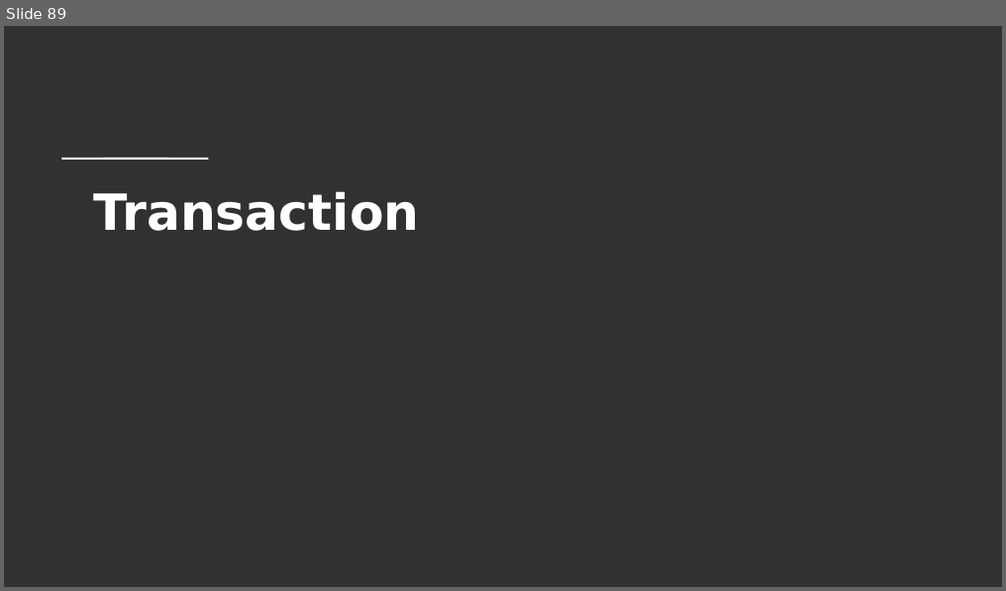
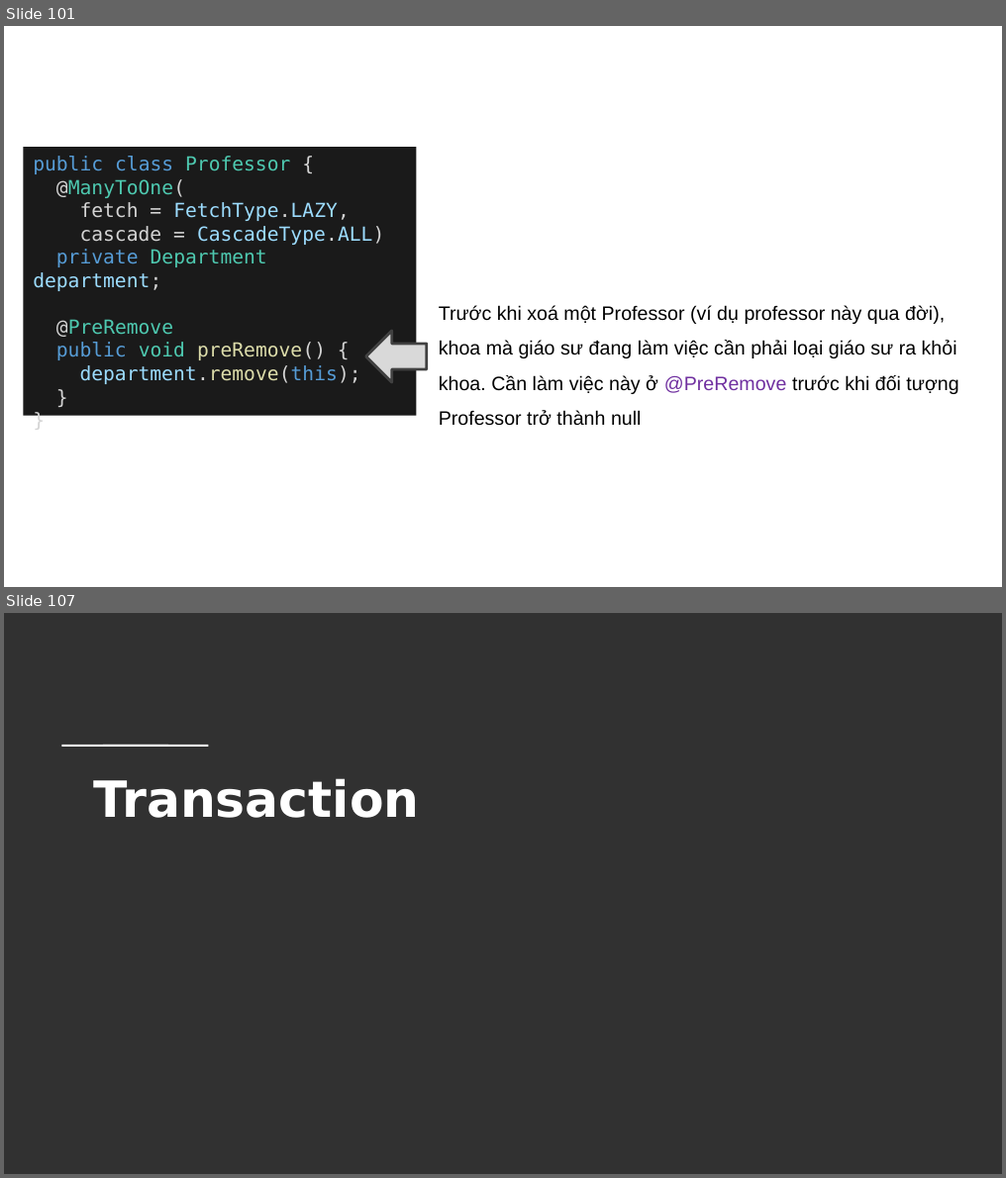
Before and after one commit to TechMaster/springboot2, a slide deck: 14 JPA/JPA.pptx. Shown one above the other, each under a label of ours: slide 89 before the commit, slides 101 and 107 after it; the slides between them are not shown. The pictures are 1006x591 and 1006x1178 pixels, drawn with LibreOffice and Linux fonts; fonts in the diff are those of the drawing; background and template pictures are left out. Boxes give left, top, right and bottom in pixels: in the first picture for what was removed or moved away, otherwise in the second. Text is boxed around its words. In the diff, an @@ line names an element or a change of style, - is before the commit and + after.

```diff
--- a/14 JPA/JPA.pptx
+++ b/14 JPA/JPA.pptx
@@ slide 101 added at [4, 26, 1002, 587], background #FFFFFF @@
@@ rectangle added at [23, 147, 416, 415], fill #1A1A1A, 14 pt, text #9CDCFE @@
+public class Professor {
+@ManyToOne(
+fetch = FetchType.LAZY,
+cascade = CascadeType.ALL)
+private Department department;
+@PreRemove
+public void preRemove() {
+department.remove(this);
+}
+}
@@ text added at [439, 305, 958, 426], 14 pt, text #000000 @@
+Trước khi xoá một Professor (ví dụ professor này qua đời), khoa mà giáo sư đang làm việc cần phải loại giáo sư ra khỏi khoa. Cần làm việc này ở @PreRemove trước khi đối tượng Professor trở thành null
@@ left arrow added at [366, 331, 427, 383], fill #D9D9D9, outline #424242 2 pt @@
@@ what was slide 89 is now slide 107 @@
```
Also in this commit, not shown: 3 slides changed, 19 other slides added, 2 slides removed, 12 other files.
